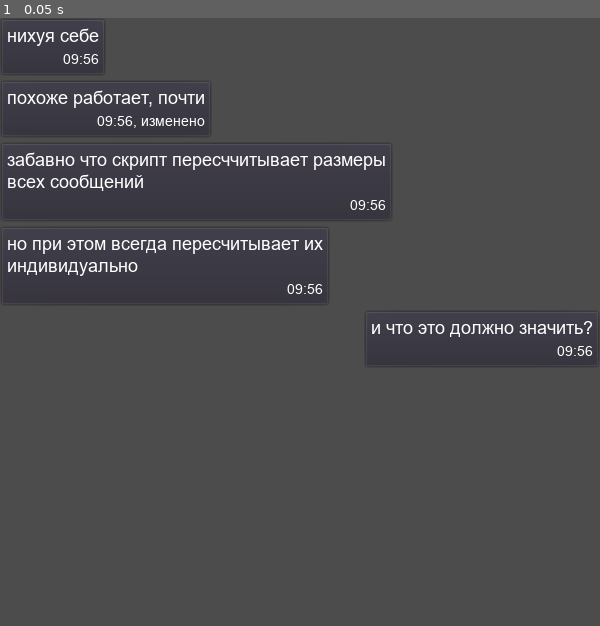
Above: before the commit, frame 1.
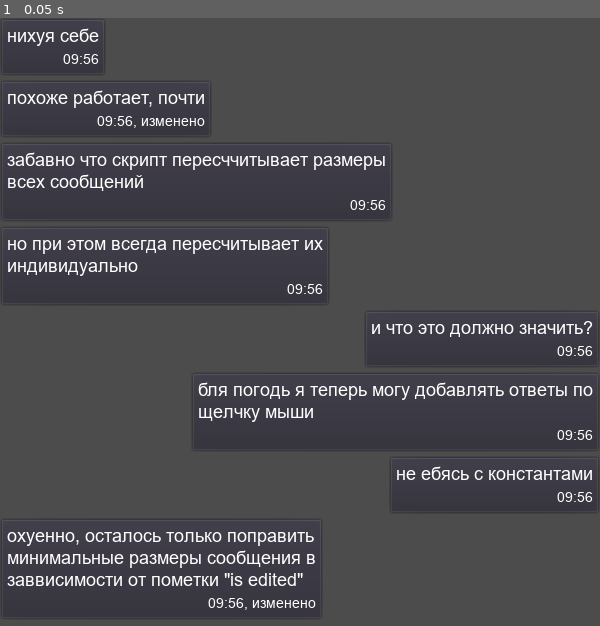
Above: after the commit, the same moment.

Repository: LeshaLukash/The-Chat-Prototype
Game: Godot game, scene res://chat.tscn
Same seed, same stepped clock (60 frames per second), same inputs: the game is played once before the commit and once after it.
Inputs:
- Up to frame 1 (0.05 s): no input

The runs differ from the first frame. In frame 1, 2.5% of the frame differs, in the area x 1-99%, y 59-98%.

Commit message:
Message
Добавил поддержку ответов: теперь, при установке соотв. галочки в параметрах сообщения, оно будет выводиться не слева а справа - как это обычно происходит в чатах с сообщениями аккаунта, с которого ты залогинен.
Также прикрепил наработки по сюжету, свои и Никиты

Diff:
--- a/chat.tscn
+++ b/chat.tscn
@@ -15,7 +15,7 @@
 
 [node name="VBoxContainer" type="VBoxContainer" parent="VScrollBar"]
 margin_right = 600.0
-margin_bottom = 350.0
+margin_bottom = 602.0
 size_flags_horizontal = 3
 
 [node name="Message" parent="VScrollBar/VBoxContainer" instance=ExtResource( 2 )]
@@ -58,3 +58,34 @@
 custom_constants/margin_left = 364
 message_text = "и что это должно значить?"
 message_time = "09:56"
+is_reply = true
+
+[node name="Message6" parent="VScrollBar/VBoxContainer" instance=ExtResource( 2 )]
+margin_top = 354.0
+margin_right = 600.0
+margin_bottom = 434.0
+custom_constants/margin_right = 0
+custom_constants/margin_left = 191
+message_text = "бля погодь я теперь могу добавлять ответы по щелчку мыши"
+message_time = "09:56"
+is_reply = true
+
+[node name="Message7" parent="VScrollBar/VBoxContainer" instance=ExtResource( 2 )]
+margin_top = 438.0
+margin_right = 600.0
+margin_bottom = 496.0
+custom_constants/margin_right = 0
+custom_constants/margin_left = 389
+message_text = "не ебясь с константами"
+message_time = "09:56"
+is_reply = true
+
+[node name="Message8" parent="VScrollBar/VBoxContainer" instance=ExtResource( 2 )]
+margin_top = 500.0
+margin_right = 600.0
+margin_bottom = 602.0
+rect_min_size = Vector2( 122, 58 )
+custom_constants/margin_right = 277
+message_text = "охуенно, осталось только поправить минимальные размеры сообщения в заввисимости от пометки \"is edited\""
+message_time = "09:56"
+is_edited = true
--- a/message.gd
+++ b/message.gd
@@ -15,7 +15,7 @@
 export (String, MULTILINE) var message_text setget set_message_text					# Текст сообщения
 export (String) var message_time = "00:00" setget set_message_time					# Время отправки
 export (bool) var is_edited = false setget set_edited								# Пометка сообщения "изменено"
-
+export (bool) var is_reply = false setget set_reply									# Является ли сообщение ответом
 
 # Обновить текст/время сообщения, его размеры
 func update_message() -> void:
@@ -52,7 +52,12 @@
 	$Panel/Text.bbcode_text = text_formatted + time_formatted
 
 	if get_owner() != null:
-		add_constant_override("margin_right", 600 - longest_line_length - PANEL_ALIGN)
+		if is_reply:
+			add_constant_override("margin_right", 0)
+			add_constant_override("margin_left", clamp(600 - longest_line_length - PANEL_ALIGN, 54, 546))
+		else:
+			add_constant_override("margin_right", clamp(600 - longest_line_length - PANEL_ALIGN, 54, 546))
+			remove_constant_override("margin_left")
 
 # Вписываем текст сообщения в облако сообщения
 func format_message(text: String) -> String:
@@ -170,3 +175,8 @@
 		rect_min_size = PANEL_MIN_SIZE_EMPTY
 
 	update_message()
+
+
+func set_reply(value: bool):
+	is_reply = value
+	update_message()
Not shown, added: (docs)/Второй чат - открытый культ.docx
Not shown, added: (docs)/Первый чат.docx
Not shown, added: (docs)/Пятый чат - личка брата.docx
Not shown, added: (docs)/Третий чат - внутренний круг.docx
Not shown, added: (docs)/Четвертый чат - промежуточный.docx
Not shown, added: (docs)/Шестая личка - последняя.docx
